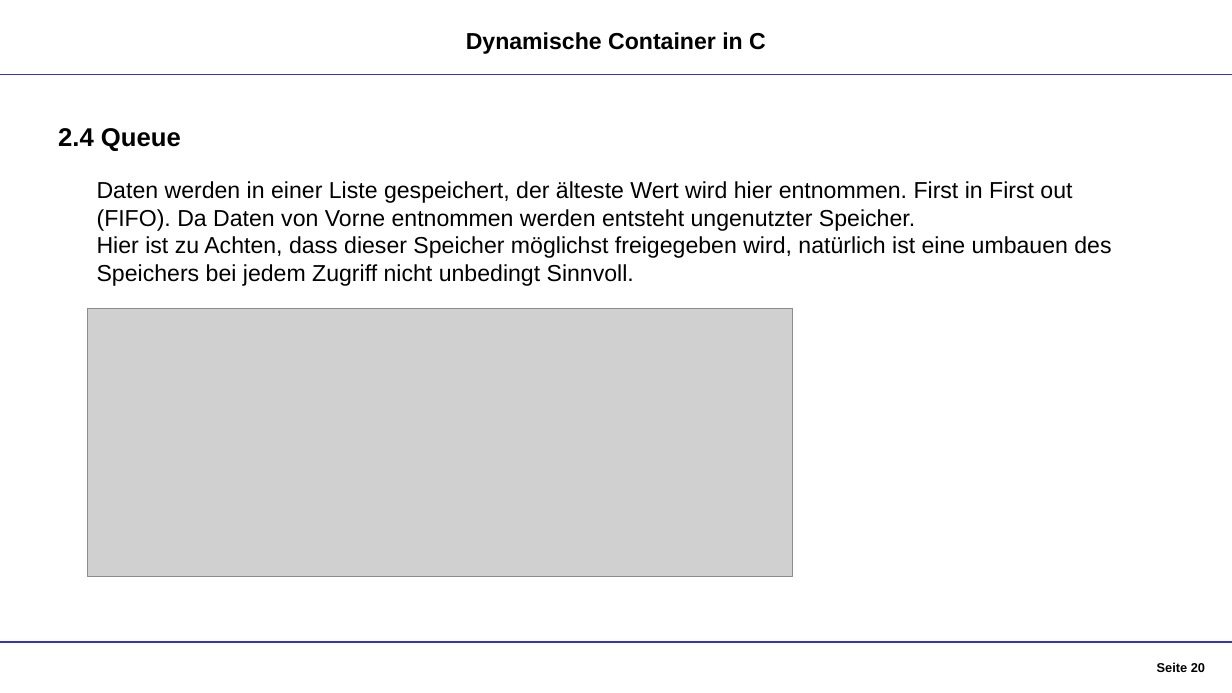
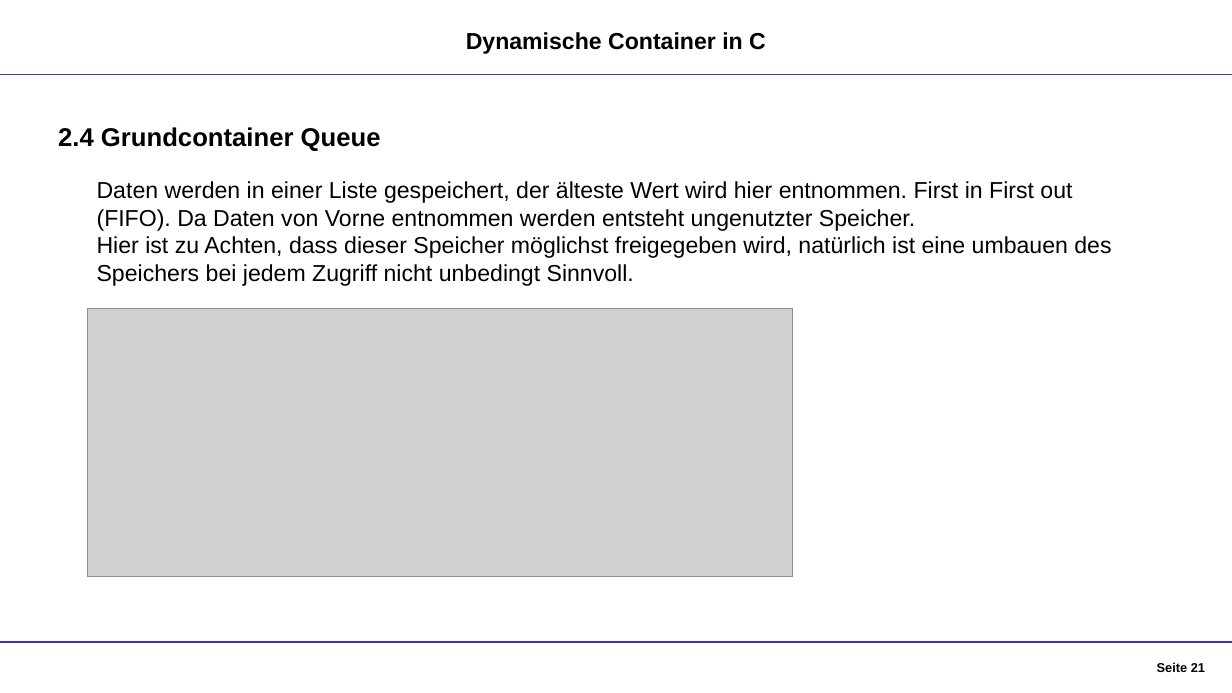
Before and after one commit to DennisGoss99/InPr_DynamicCollections, a slide deck: slide 21 of Dokumentation/Container - Präsentation.pptx (slide 20 before the commit). Drawn at 1232x693 pixels with LibreOffice and Linux fonts; fonts in the diff are those of the drawing; grey boxes stand for pictures. Boxes give left, top, right and bottom in pixels: in the first picture for what was removed or moved away, otherwise in the second. Text is boxed around its words. In the diff, an @@ line names an element or a change of style, - is before the commit and + after.

```diff
--- a/Dokumentation/Container - Präsentation.pptx
+++ b/Dokumentation/Container - Präsentation.pptx
@@ text at (58, 127, 381, 151): text changed @@
-2.4 Queue
+2.4 Grundcontainer Queue
@@ page number at (1157, 662, 1205, 672): text changed @@
-Seite 20
+Seite 21
```
Also in this commit, not shown: 22 other slides changed, 4 slides added, 1 slide removed.
